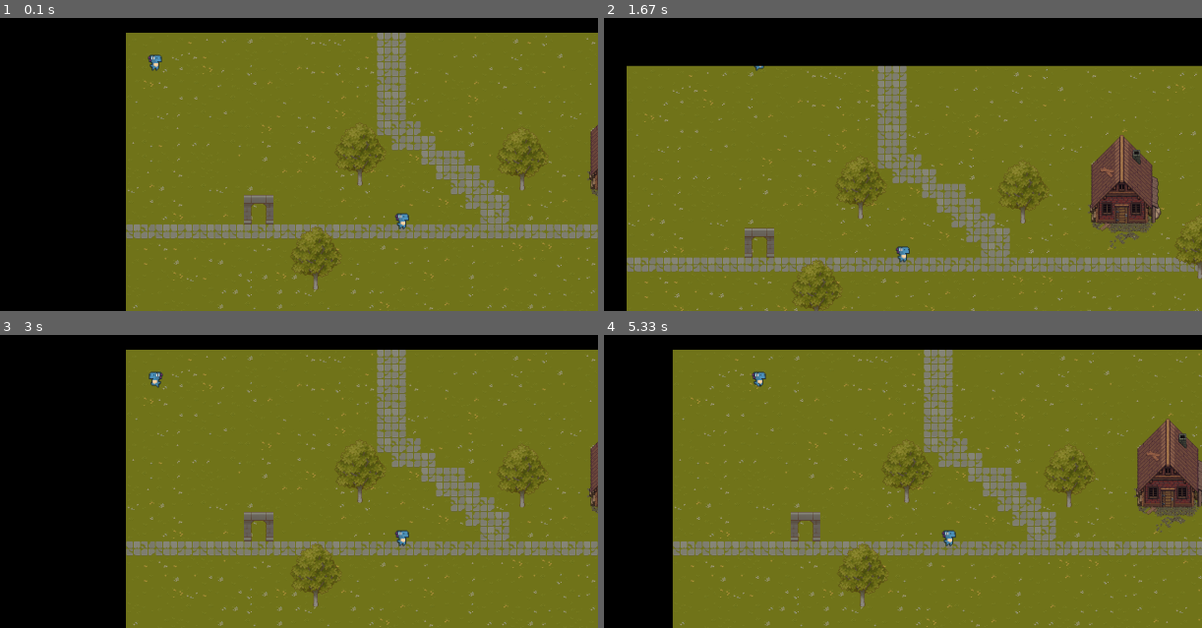
Above: before the commit, frames 1-4 (two rows, left to right).
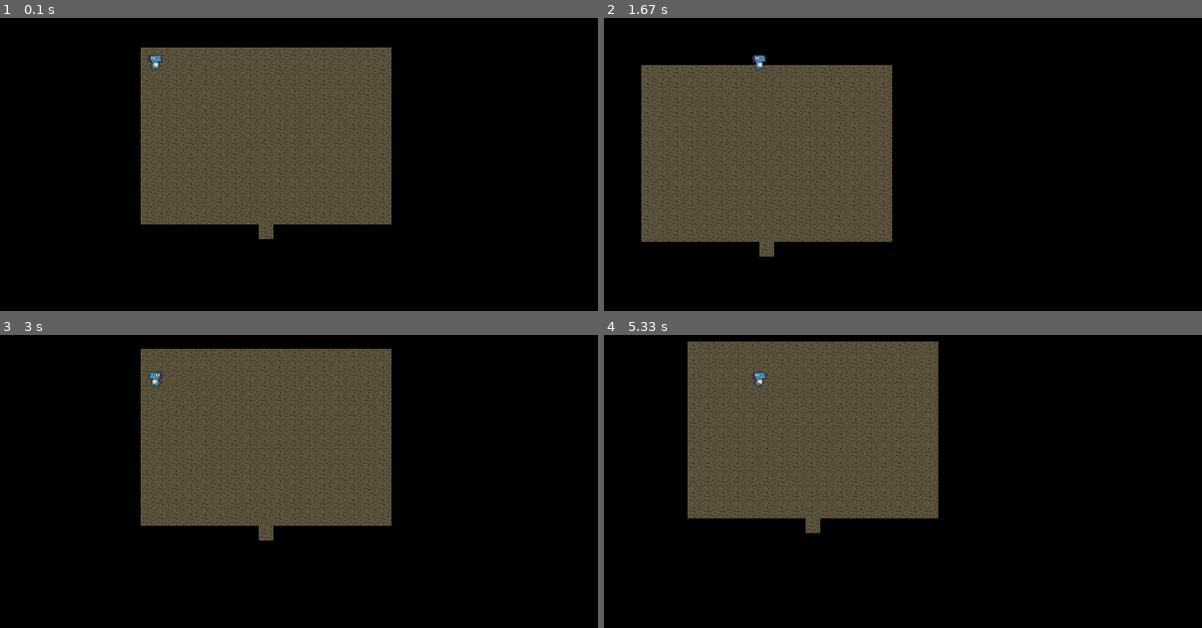
Above: after the commit, the same moments.

Repository: Daniel-343/Pygame_project
Game: pygame game, started from main.py
Two runs of this game, one before a commit and one after it. Both use one fixed random seed, a clock stepped at 60 frames per second and the inputs below.
Inputs:
- Up to frame 1 (0.1 s): no input
- Up to frame 2 (1.67 s): hold Right 0.33-0.8 s; hold Up 0.83-1.13 s; hold Right 1.17-1.63 s
- Up to frame 3 (3 s): hold Left 1.67-2.2 s; hold Down 2.23-2.53 s; hold Left 2.57-2.97 s
- Up to frame 4 (5.33 s): hold Up 3-3.37 s; hold Right 3.4-4.03 s; hold Down 4.07-4.43 s; hold Left 4.47-4.93 s; hold Right from 4.97 s (still down)

The runs differ from the first frame. In frame 1, 75% of the frame differs, in the area x 21-100%, y 5-100%; in frame 2, 81%; in frame 3, 75%; in frame 4, 85%, in the area x 11-100%, y 2-100%.

Commit message:
add black tiles

Diff:
--- a/game_data/map_data/workshop_map.json
+++ b/game_data/map_data/workshop_map.json
@@ -1,11 +1,19 @@
 {
   "map_layout": [
-    "gggggggggggggggggss",
-    "gggggggggggggggggss",
-    "gggggggggggggggggss",
-    "gggggggggggggggggss",
-    "gggggggggggggggggss",
-    "gggggggggggggggggss",
-    "gggggggggggggggggss"
+    "bbbbbbbbbbbbbbbbbbb",
+    "bfffffffffffffffffb",
+    "bfffffffffffffffffb",
+    "bfffffffffffffffffb",
+    "bfffffffffffffffffb",
+    "bfffffffffffffffffb",
+    "bfffffffffffffffffb",
+    "bfffffffffffffffffb",
+    "bfffffffffffffffffb",
+    "bfffffffffffffffffb",
+    "bfffffffffffffffffb",
+    "bfffffffffffffffffb",
+    "bfffffffffffffffffb",
+    "bbbbbbbbbfbbbbbbbbb",
+    "bbbbbbbbbbbbbbbbbbb"
   ]
 }
--- a/game_data/object_data/sprites/player.json
+++ b/game_data/object_data/sprites/player.json
@@ -5,9 +5,9 @@
     "collision_areas": [
       {
         "collision_area_x": 12,
-        "collision_area_y": 24,
+        "collision_area_y": 30,
         "collision_area_width": 24,
-        "collision_area_height": 12
+        "collision_area_height": 18
       }
     ]
   }
--- a/main.py
+++ b/main.py
@@ -10,7 +10,7 @@
         self.screen = pygame.display.set_mode((self.SCREEN_WIDTH, self.SCREEN_HEIGHT))
 
     def run(self):
-        current_scene = Scene("main_scene", self.SCREEN_WIDTH, self.SCREEN_HEIGHT, self.screen)
+        current_scene = Scene("workshop_scene", self.SCREEN_WIDTH, self.SCREEN_HEIGHT, self.screen)
         while current_scene:
             current_scene = self.get_scene_by_name(current_scene.show_scene())
 
--- a/map/MapProvider.py
+++ b/map/MapProvider.py
@@ -14,6 +14,8 @@
         self.map_layout = map_layout
         self.grass_sheet = pygame.image.load("./resources/grass_tileset.png").convert_alpha()
         self.wall_sheet = pygame.image.load("./resources/wall_tileset.png").convert_alpha()
+        self.floor_sheet = pygame.image.load("./resources/floor_and_deoratives.png").convert_alpha()
+        self.black_tile = pygame.Surface((32, 32)).convert_alpha()
 
     def generate_map(self):
         tile_map = []
@@ -26,11 +28,17 @@
         collision = False
         match tile_id:
             case "s":
-                image = self.get_image_by_frame(random.randint(0, 1), random.randint(5, 6), self.grass_sheet, 32, 32, 1, "black", "right")
-            case "p":
-                image = pygame.image.load("./resources/dirt_32.png").convert_alpha()
+                image = self.get_image_by_frame(random.randint(0, 1), random.randint(5, 6), self.grass_sheet, 32, 32, 1,
+                                                "black", "right")
+            case "f":
+                image = self.get_image_by_frame(4, 1, self.floor_sheet, 32, 32, 1,
+                                                "black", "right")
             case "g":
-                image = self.get_image_by_frame(random.randint(0, 7), random.randint(0, 3), self.grass_sheet, 32, 32, 1, "black", "right")
+                image = self.get_image_by_frame(random.randint(0, 7), random.randint(0, 3), self.grass_sheet, 32, 32, 1,
+                                                "black", "right")
+            case "b":
+                image = self.black_tile
+                collision = True
             case _:
                 image = pygame.image.load("./resources/brick_wall_32.png").convert_alpha()
         return Tile(image, initial_position_x, initial_position_y, collision)
--- a/map/Tile.py
+++ b/map/Tile.py
@@ -3,3 +3,15 @@
         self.image = image
         self.pos = image.get_rect().move(initial_position_x, initial_position_y)
         self.collision = collision
+        self.collision_area_x = 0
+        self.collision_area_y = 0
+        self.collision_area_width = self.pos.width
+        self.collision_area_height = self.pos.height
+        self.collision_areas = [
+            {
+                "collision_area_x": 0,
+                "collision_area_y": 0,
+                "collision_area_width": 32,
+                "collision_area_height": 32
+            }
+        ]
--- a/scenes/Scene.py
+++ b/scenes/Scene.py
@@ -33,7 +33,7 @@
 def get_collidables_below(collidables, player):
     collidables_below = []
     for collidable in collidables:
-        if collidable.pos.y + collidable.collision_area_y >= player.pos.y + player.collision_area_y:
+        if collidable.pos.y + (collidable.collision_area_y - collidable.collision_area_height) >= player.pos.y + player.collision_area_y:
             collidables_below.append(collidable)
     return collidables_below
 
@@ -41,7 +41,7 @@
 def get_collidables_above(collidables, player):
     collidables_above = []
     for collidable in collidables:
-        if collidable.pos.y + collidable.collision_area_y <= player.pos.y + player.collision_area_y:
+        if collidable.pos.y + (collidable.collision_area_y - collidable.collision_area_height) < player.pos.y + player.collision_area_y:
             collidables_above.append(collidable)
     return collidables_above
 
Binary file added: resources/floor_and_deoratives.png
